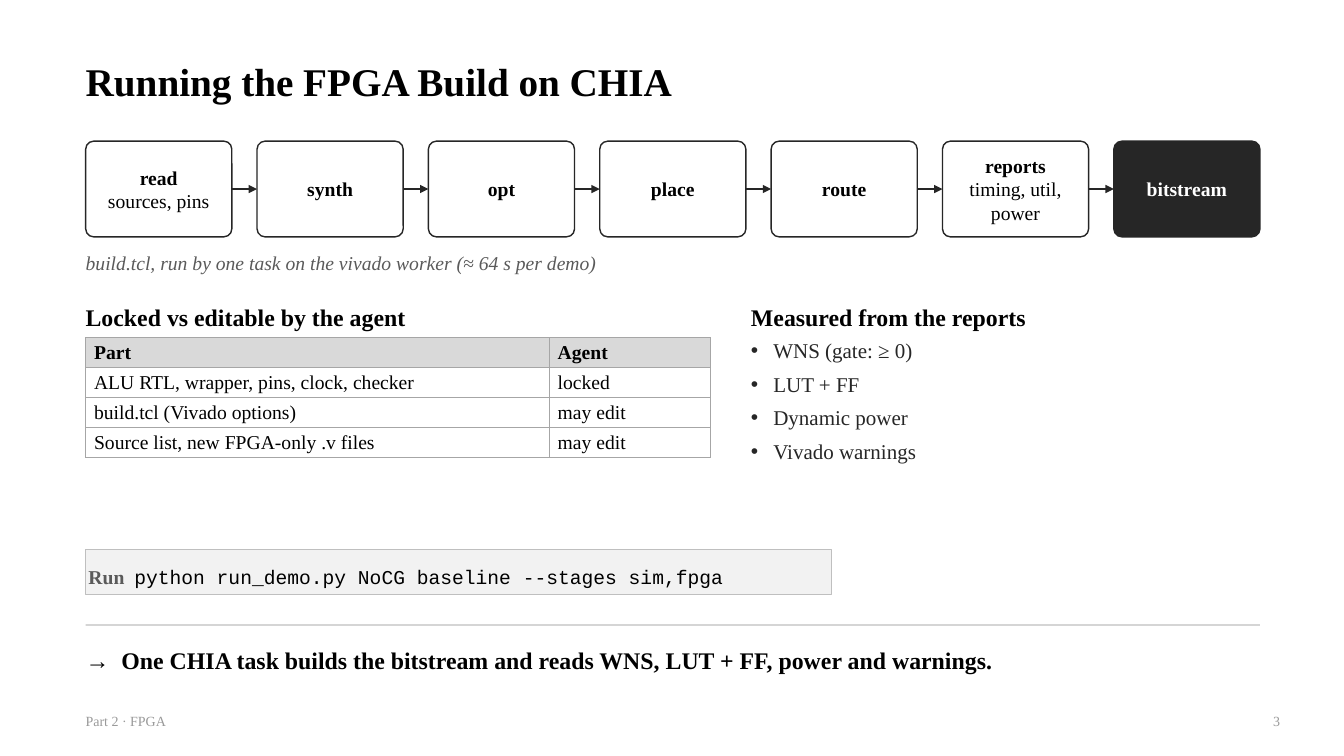
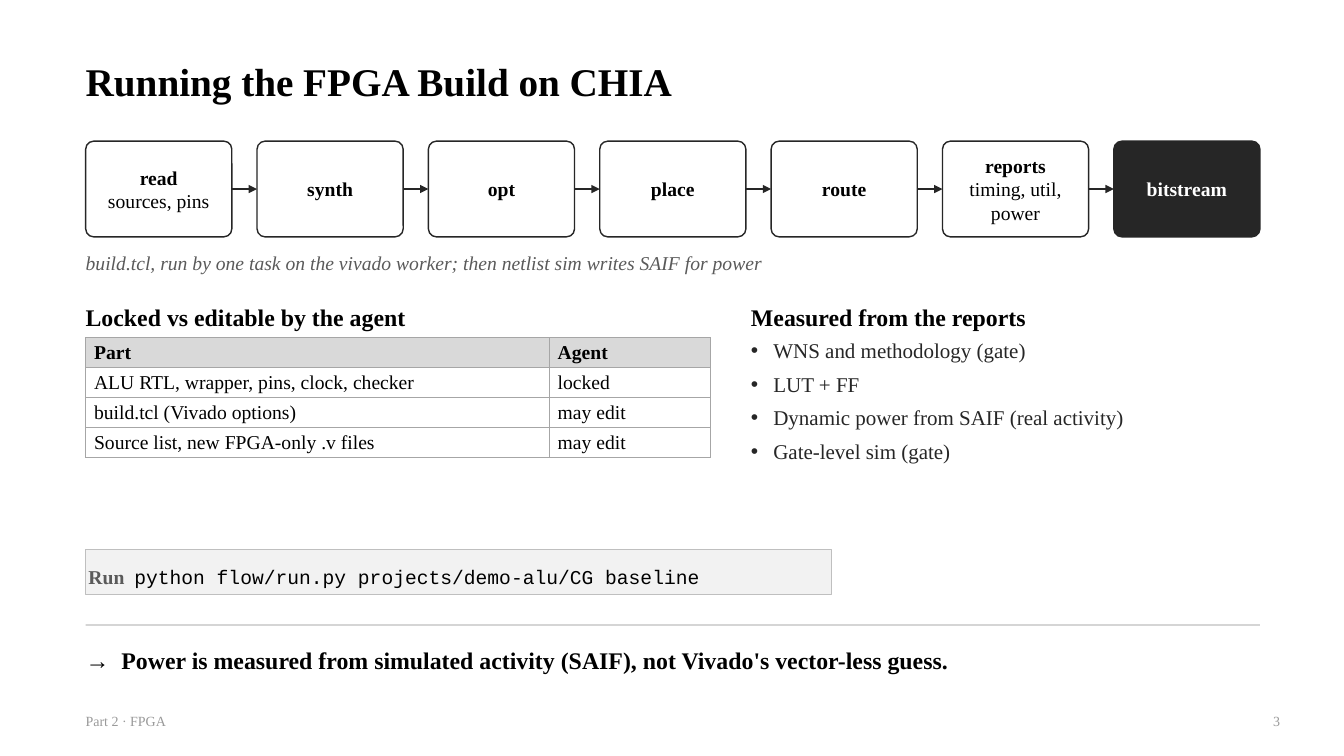
Before and after one commit to chipchip-tech/CHIA-workflow, a slide deck: slide 3 of projects/demo-alu/report/guides/2_FPGA.pptx. Drawn at 1344x756 pixels with LibreOffice and Linux fonts; fonts in the diff are those of the drawing. Boxes give left, top, right and bottom in pixels: in the first picture for what was removed or moved away, otherwise in the second. Text is boxed around its words. In the diff, an @@ line names an element or a change of style, - is before the commit and + after.

```diff
--- a/projects/demo-alu/report/guides/2_FPGA.pptx
+++ b/projects/demo-alu/report/guides/2_FPGA.pptx
@@ text at (86,256,762,274): text changed @@
-build.tcl, run by one task on the vivado worker (≈ 64 s per demo)
+build.tcl, run by one task on the vivado worker; then netlist sim writes SAIF for power
@@ text at (773,343,1026,363): text changed @@
-• WNS (gate: ≥ 0)
+• WNS and methodology (gate)
@@ text at (773,410,1123,464): text changed @@
-• Dynamic power
-• Vivado warnings
+• Dynamic power from SAIF (real activity)
+• Gate-level sim (gate)
@@ text in rectangle at (88,570,699,588): text changed @@
-Run python run_demo.py NoCG baseline --stages sim,fpga
+Run python flow/run.py projects/demo-alu/CG baseline
@@ text at (121,652,948,674): text changed @@
-→ One CHIA task builds the bitstream and reads WNS, LUT + FF, power and warnings.
+→ Power is measured from simulated activity (SAIF), not Vivado's vector-less guess.
```
Also in this commit, not shown: 6 other slides changed, 2 slides added, 5 other files.
